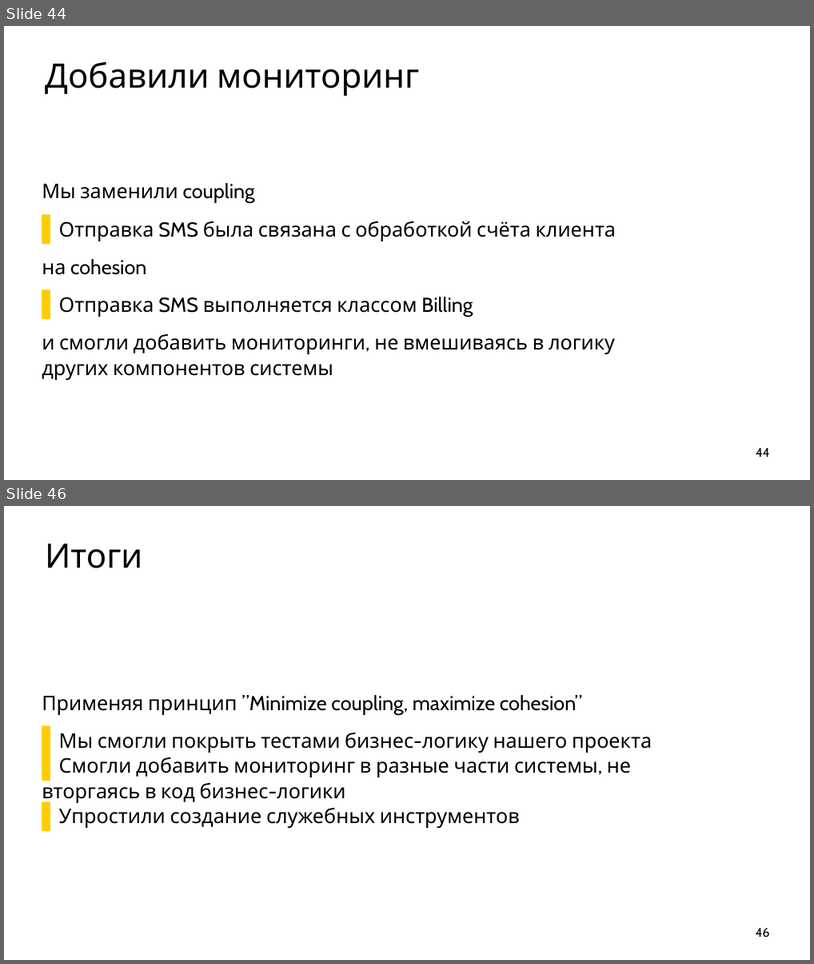
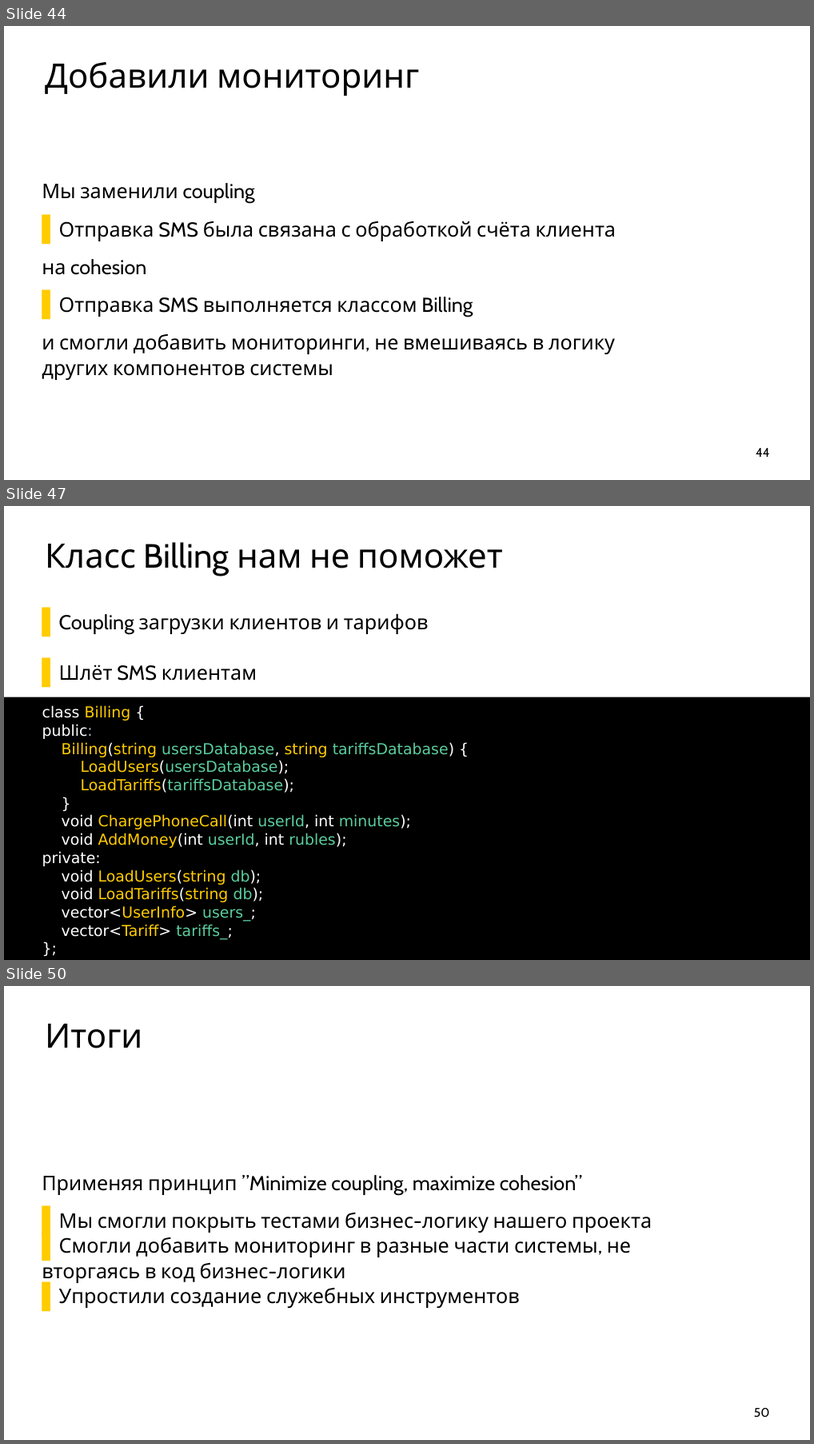
Before and after one commit to ishfb/cpprus17, a slide deck: slides.pptx. Shown one above the other, each under a label of ours: slides 44 and 46 before the commit, slides 44, 47 and 50 after it; the slides between them are not shown. The pictures are 814x964 and 814x1444 pixels, drawn with LibreOffice and Linux fonts; fonts in the diff are those of the drawing. Boxes give left, top, right and bottom in pixels: in the first picture for what was removed or moved away, otherwise in the second. Text is boxed around its words. In the diff, an @@ line names an element or a change of style, - is before the commit and + after.

```diff
--- a/slides.pptx
+++ b/slides.pptx
@@ slide 47 added at [4,506,810,960], background #FFFFFF @@
@@ title added at [45,542,503,576], 80 pt, text #000000 @@
+Класс Billing нам не поможет
@@ text added at [59,614,429,680], 48 pt, text #000000 @@
+  ▌ Coupling загрузки клиентов и тарифов
+  ▌ Шлёт SMS клиентам
@@ text added at [4,697,810,960], fill #000000, 36 pt, text #FFCC00 @@
+class Billing {
+public:
+Billing(string usersDatabase, string tariffsDatabase) {
+LoadUsers(usersDatabase);
+LoadTariffs(tariffsDatabase);
+}
+void ChargePhoneCall(int userId, int minutes);
+void AddMoney(int userId, int rubles);
+private:
+void LoadUsers(string db);
+void LoadTariffs(string db);
+vector<UserInfo> users_;
+vector<Tariff> tariffs_;
+};
@@ what was slide 46 is now slide 50 @@
@@ page number at [754,1408,770,1417]: text changed @@
-46
+50
```
Also in this commit, not shown: 2 slides changed, 4 other slides added, 1 slide removed, 1 other file.
